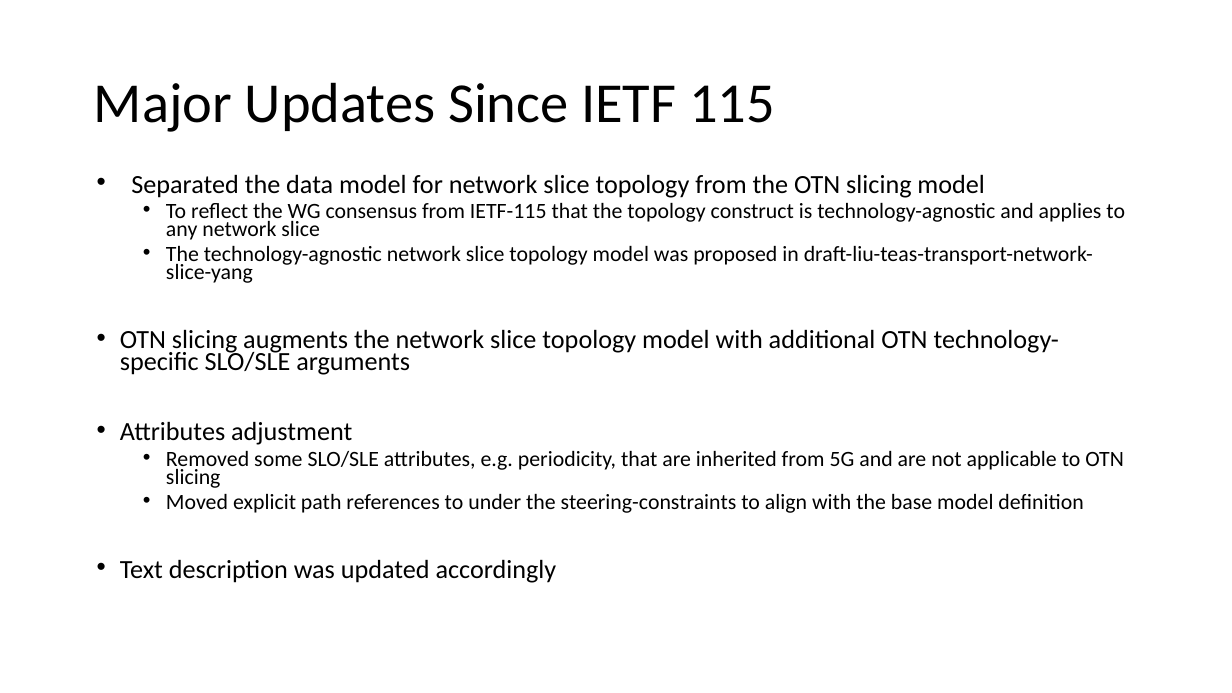
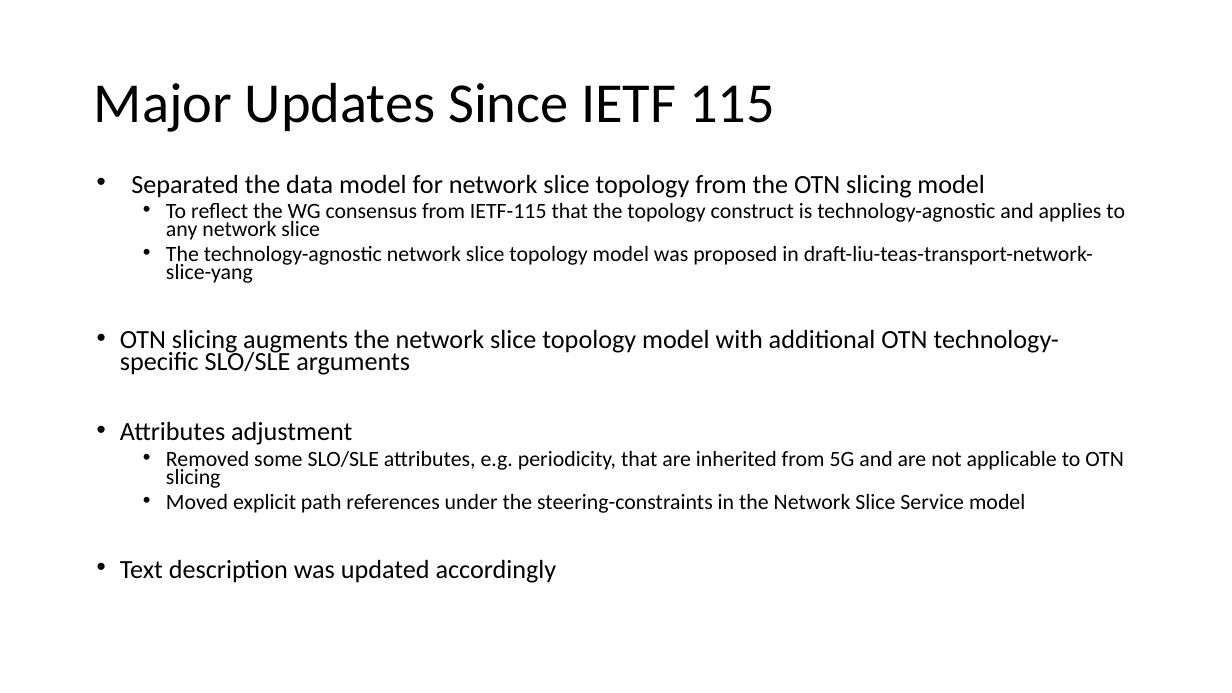
Before and after one commit to aguoietf/Public_material_for_standards, a slide deck: slide 2 of draft-ietf-ccamp-yang-otn-slicing-04.pptx. Drawn at 1232x693 pixels with LibreOffice and Linux fonts; fonts in the diff are those of the drawing. Boxes give left, top, right and bottom in pixels: in the first picture for what was removed or moved away, otherwise in the second. Text is boxed around its words. In the diff, an @@ line names an element or a change of style, - is before the commit and + after.

```diff
--- a/draft-ietf-ccamp-yang-otn-slicing-04.pptx
+++ b/draft-ietf-ccamp-yang-otn-slicing-04.pptx
@@ text at [166, 494, 1025, 513]: text changed @@
-  • Moved explicit path references to under the steering-constraints to align with the base model definition
+  • Moved explicit path references under the steering-constraints in the Network Slice Service model
```
Also in this commit, not shown: 2 other slides changed, 1 other file.
